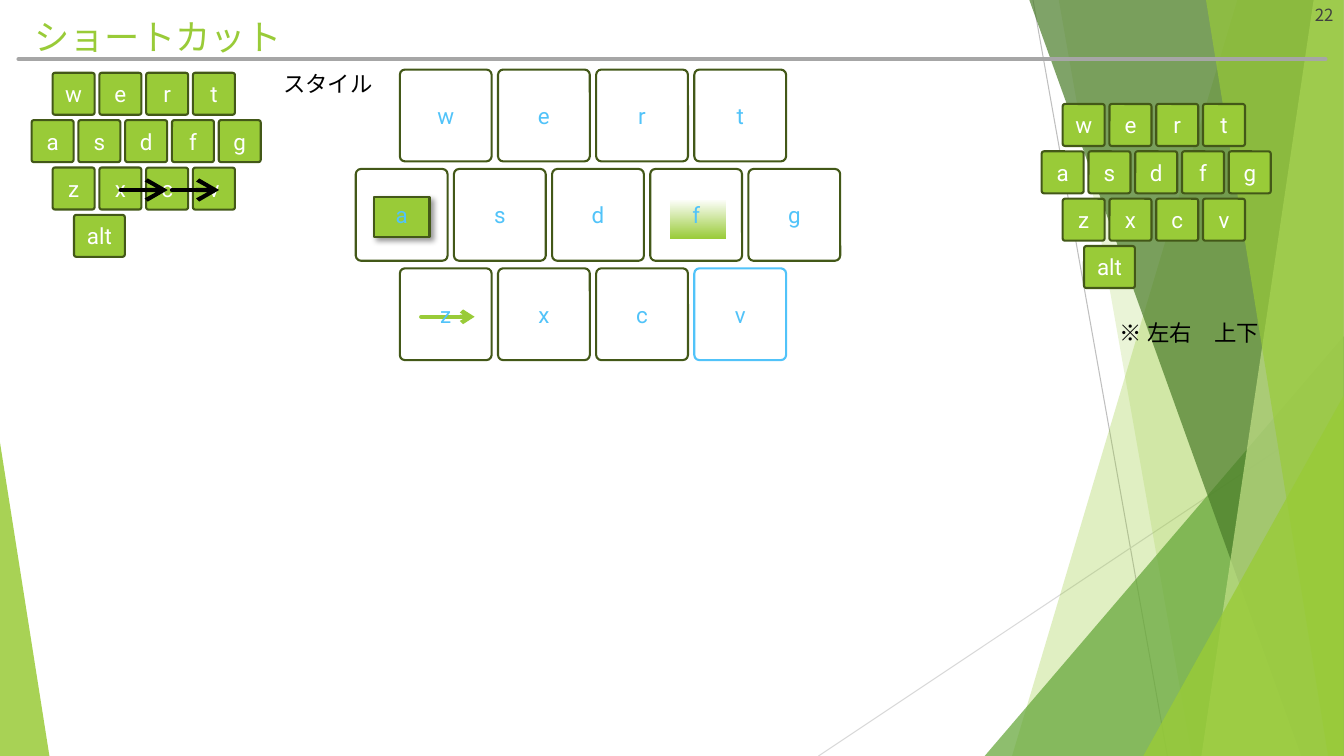
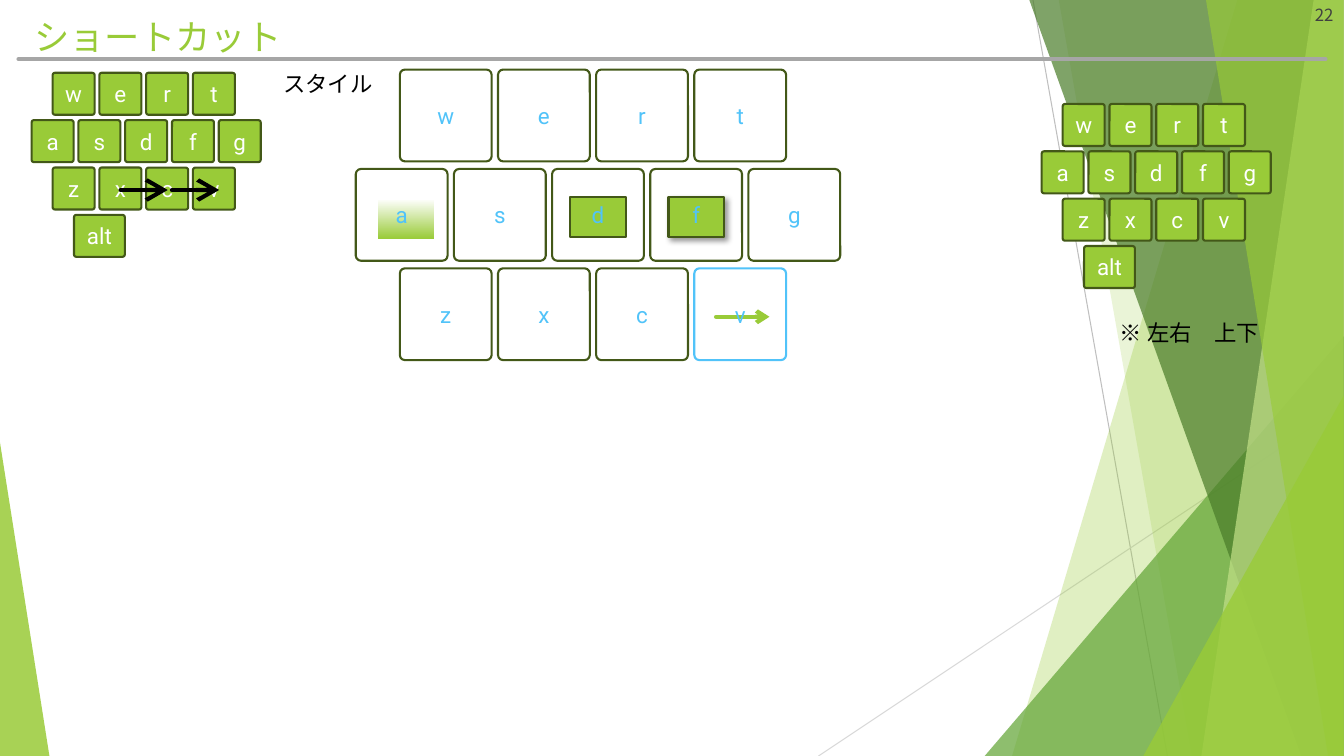
Before and after one commit to hitsuji-ga-u/pawapo, a slide deck: slide 22 of slide/customUI_debug.pptm. Drawn at 1344x756 pixels with LibreOffice and Linux fonts; fonts in the diff are those of the drawing. Boxes give left, top, right and bottom in pixels: in the first picture for what was removed or moved away, otherwise in the second. Text is boxed around its words. In the diff, an @@ line names an element or a change of style, - is before the commit and + after.

```diff
--- a/slide/customUI_debug.pptm
+++ b/slide/customUI_debug.pptm
@@ rectangle: place and size @@
-rectangle at bbox=[670, 199, 726, 239]
+rectangle at bbox=[378, 199, 434, 239]
@@ rectangle added at bbox=[571, 197, 626, 237], fill #99CB38, outline #435919 1.5 pt @@
@@ rectangle: place and size @@
-rectangle at bbox=[374, 197, 430, 237]
+rectangle at bbox=[668, 197, 724, 237]
@@ arrow moved from (421, 317) - (475, 317) to (716, 317) - (769, 317) @@
```
Also in this commit, not shown: 1 slide added, 1 slide removed, 2 other files.
